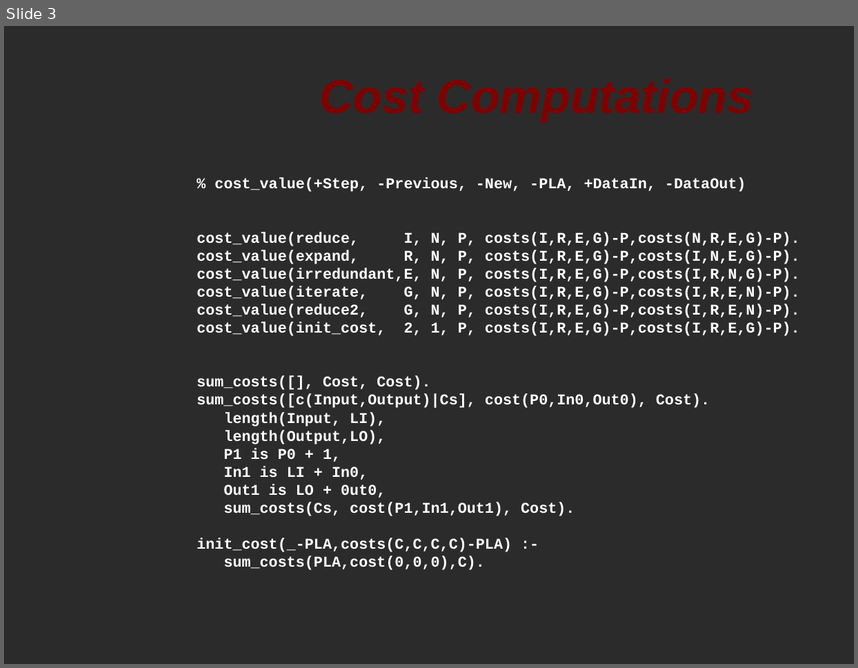
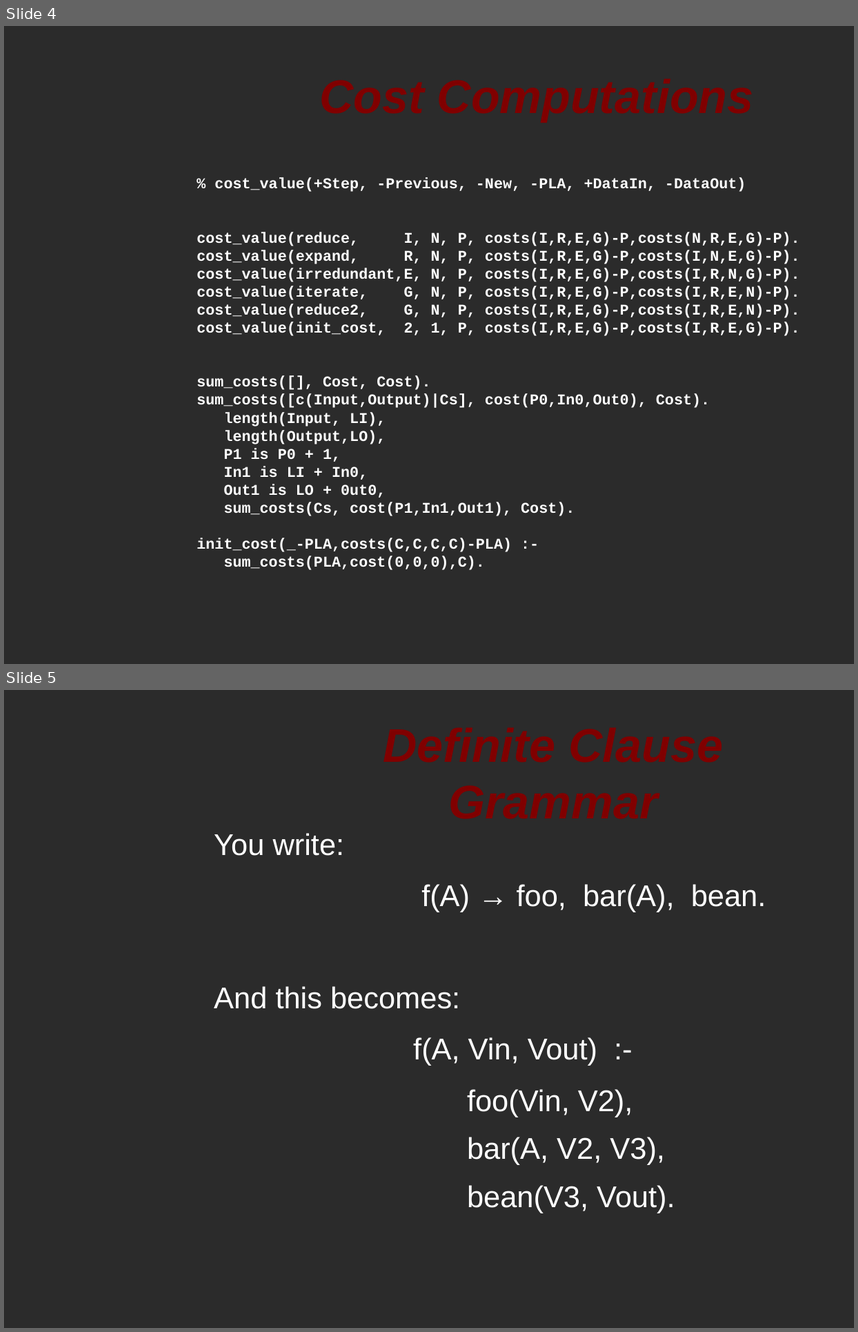
Before and after one commit to softwaresunday/Lexpress, a slide deck: doc/lepresentation.odp. Shown one above the other, each under a label of ours: slide 3 before the commit, slides 4 and 5 after it. The pictures are 858x668 and 858x1332 pixels, drawn with LibreOffice and Linux fonts; fonts in the diff are those of the drawing; background and template pictures are left out; a plain dark background stands for a picture behind light text. Boxes give left, top, right and bottom in pixels: in the first picture for what was removed or moved away, otherwise in the second. Text is boxed around its words. In the diff, an @@ line names an element or a change of style, - is before the commit and + after.

```diff
--- a/doc/lepresentation.odp
+++ b/doc/lepresentation.odp
@@ slide 5 added at (4, 690, 854, 1328), background picture (left out) @@
@@ title added at (274, 708, 833, 836), 44 pt, text #800000, bold, italic @@
+Definite Clause Grammar
@@ text added at (214, 833, 766, 1213), 28 pt, text #FFFFFF @@
+You write:
+f(A) → foo, bar(A), bean.
+And this becomes:
+f(A, Vin, Vout) :-
+  foo(Vin, V2),
+  bar(A, V2, V3),
+  bean(V3, Vout).
@@ what was slide 3 is now slide 4 @@
```
Also in this commit, not shown: 1 slide changed, 3 other slides added.
